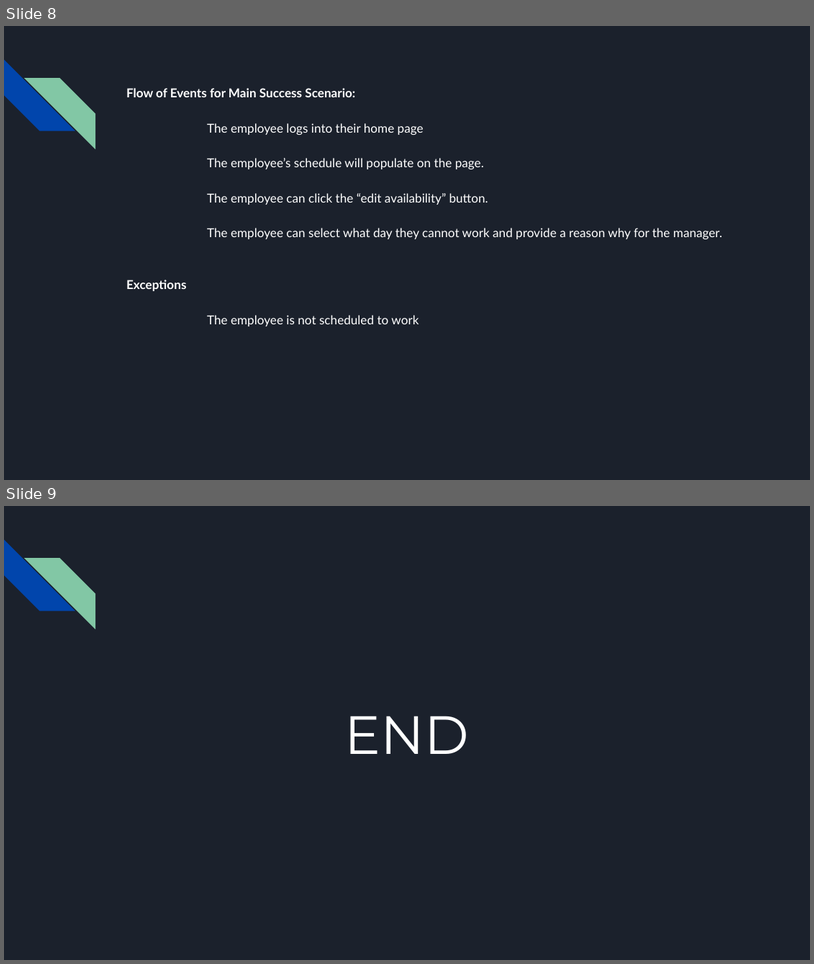
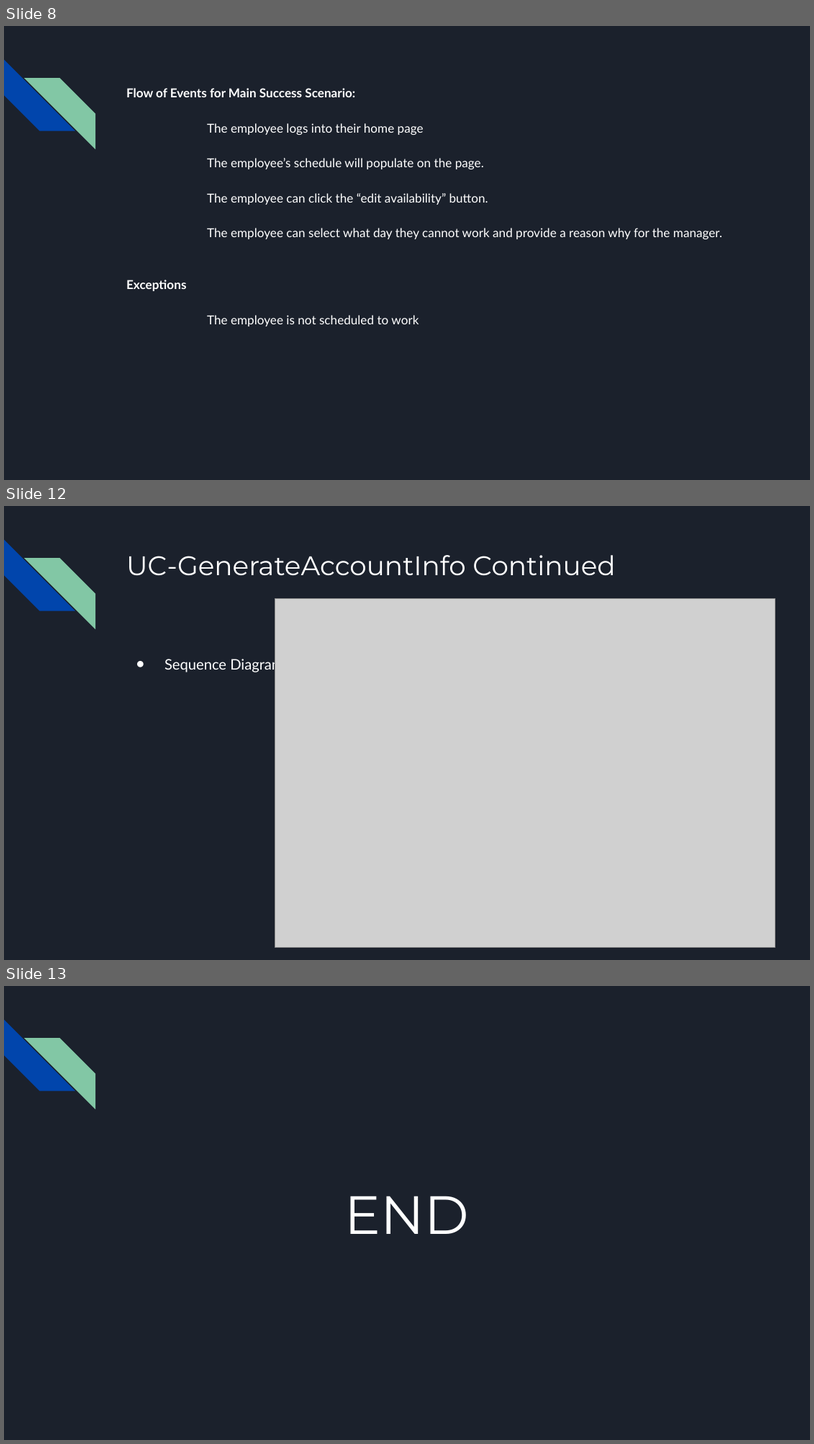
Before and after one commit to GraydonPeck/CSI4999Project, a slide deck: Documentation/4999 - Sprint5.pptx. Shown one above the other, each under a label of ours: slides 8 and 9 before the commit, slides 8, 12 and 13 after it; the slides between them are not shown. The pictures are 814x964 and 814x1444 pixels, drawn with LibreOffice and Linux fonts; fonts in the diff are those of the drawing; grey boxes stand for pictures. Boxes give left, top, right and bottom in pixels: in the first picture for what was removed or moved away, otherwise in the second. Text is boxed around its words. In the diff, an @@ line names an element or a change of style, - is before the commit and + after.

Commit message:
Powerpoint
Added some diagrams and goals for next sprint to the powerpoint slides

```diff
--- a/Documentation/4999 - Sprint5.pptx
+++ b/Documentation/4999 - Sprint5.pptx
@@ slide 12 added at (x1=4, y1=506, x2=810, y2=960), background #1B212C; not listed: 2 template elements that a slide beside it also shows @@
@@ title added at (x1=126, y1=555, x2=615, y2=576), 24 pt, text #FFFFFF @@
+UC-GenerateAccountInfo Continued
@@ picture added at (x1=275, y1=598, x2=775, y2=947) @@
@@ text added at (x1=165, y1=656, x2=283, y2=672), 13 pt, text #FFFFFF @@
+● Sequence Diagram
@@ what was slide 9 is now slide 13 @@
```
Also in this commit, not shown: 1 slide changed, 3 other slides added.
